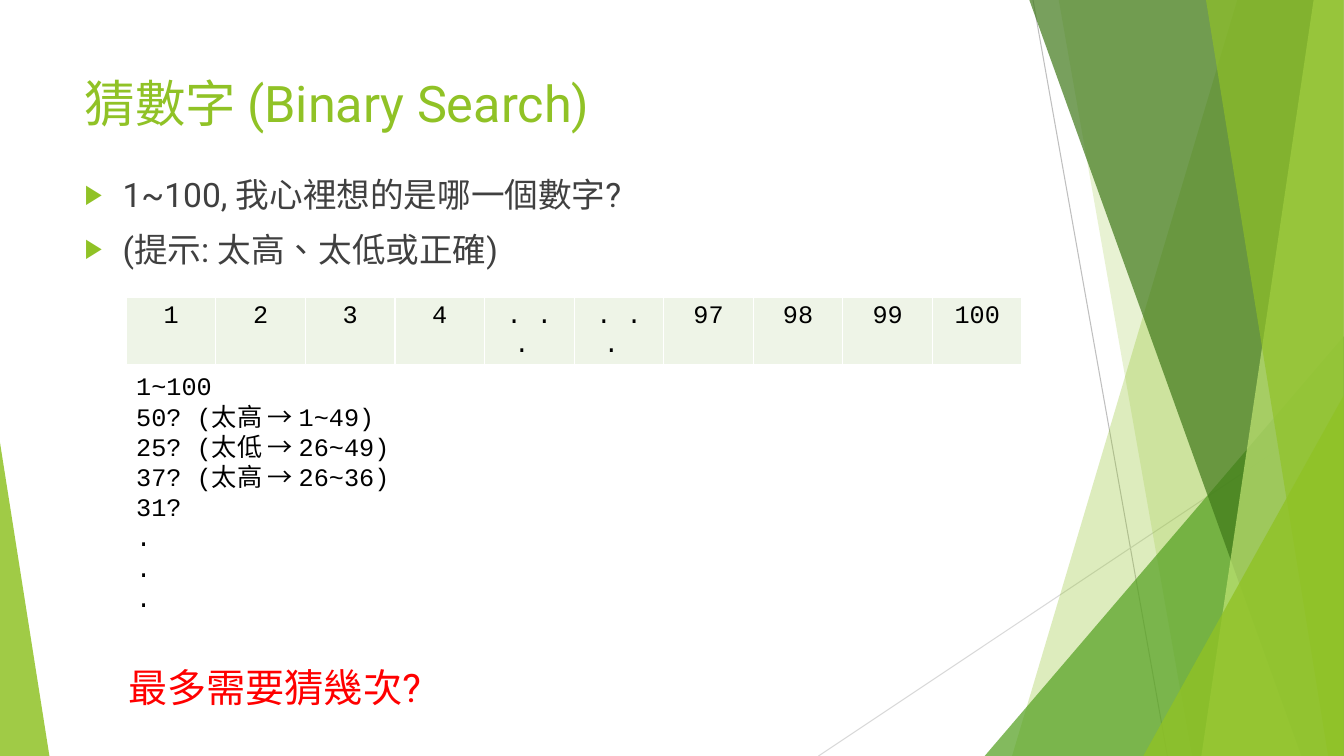
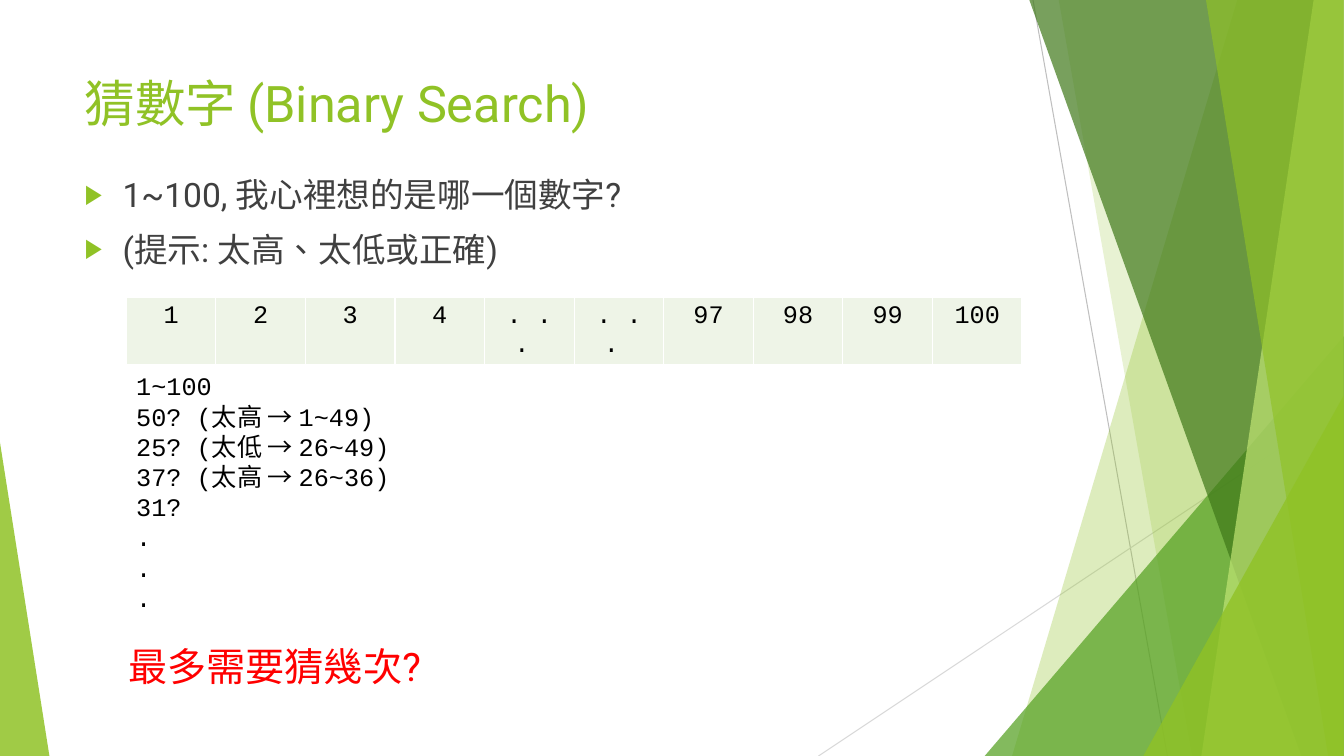
Before and after one commit to d823944/Python4Us, a slide deck: slide 6 of Slide_APCS/CH1 資料結構與演算法_前言.pptx. Drawn at 1344x756 pixels with LibreOffice and Linux fonts; fonts in the diff are those of the drawing. Boxes give left, top, right and bottom in pixels: in the first picture for what was removed or moved away, otherwise in the second. Text is boxed around its words. In the diff, an @@ line names an element or a change of style, - is before the commit and + after.

```diff
--- a/Slide_APCS/CH1 資料結構與演算法_前言.pptx
+++ b/Slide_APCS/CH1 資料結構與演算法_前言.pptx
@@ text "最多需要猜幾次?" moved from (x1=128, y1=669, x2=421, y2=706) to (x1=128, y1=648, x2=421, y2=685) @@
```
Also in this commit, not shown: 4 other slides changed, 1 slide added.
